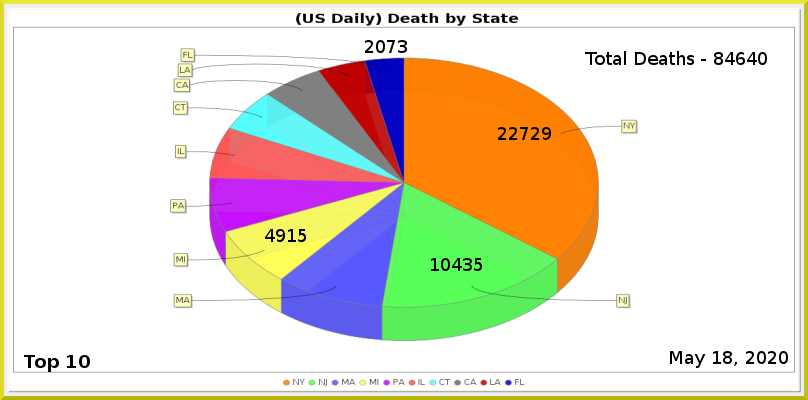
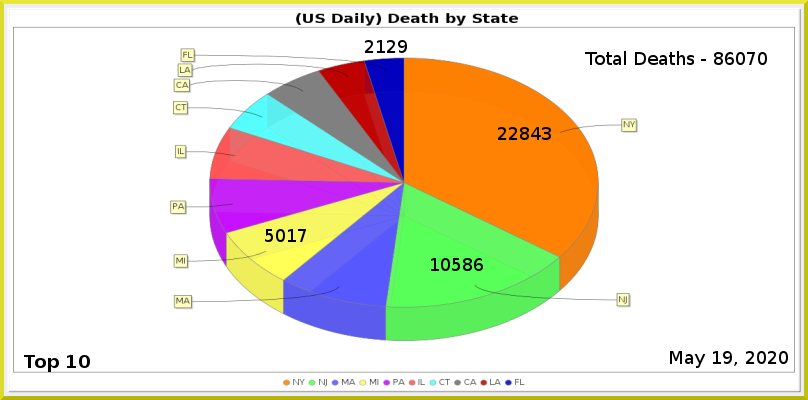
Layers edited between the first and the second 808×400 image:
painted on "Least" over [376, 40, 407, 53]
painted on "MI" over [265, 229, 306, 242]
painted on "NJ" over [452, 258, 483, 271]
painted on "NY" over [520, 127, 551, 140]
renamed "Total Deaths - 84640" to "Total Deaths - 86070", painted on it over [725, 52, 757, 65]
painted on "Current Date" over [723, 351, 732, 364]
painted on "Death_by_State.png" over [170, 48, 639, 341]
